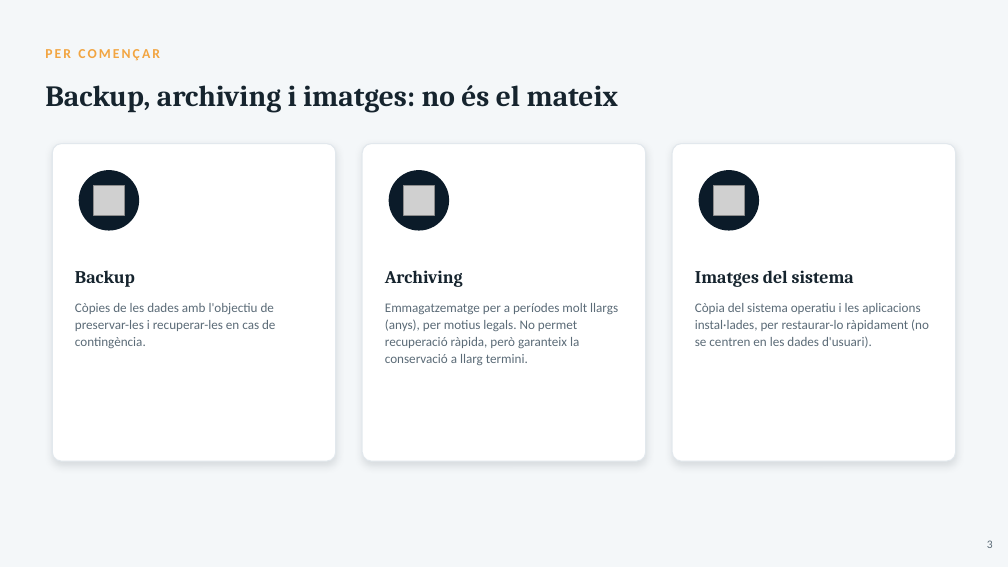
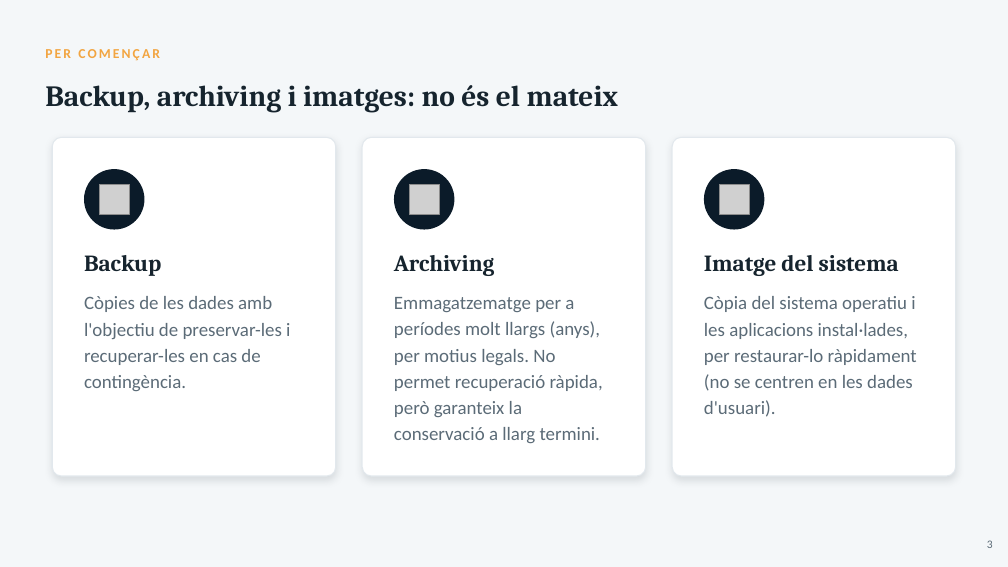
Before and after one commit to joansanchezescudero/SMX_0226_Seguretat_Informatica, a slide deck: slide 3 of RA2 - Emmagatzematge i copies de seguretat/AA3 - Copies de seguretat/RA2_AA3_Copies_de_seguretat.pptx. Drawn at 1008x567 pixels with LibreOffice and Linux fonts; fonts in the diff are those of the drawing; grey boxes stand for pictures. Boxes give left, top, right and bottom in pixels: in the first picture for what was removed or moved away, otherwise in the second. Text is boxed around its words. In the diff, an @@ line names an element or a change of style, - is before the commit and + after.

```diff
--- a/RA2 - Emmagatzematge i copies de seguretat/AA3 - Copies de seguretat/RA2_AA3_Copies_de_seguretat.pptx
+++ b/RA2 - Emmagatzematge i copies de seguretat/AA3 - Copies de seguretat/RA2_AA3_Copies_de_seguretat.pptx
@@ rounded rectangle resized from (x1=52, y1=144, x2=336, y2=461) to (x1=52, y1=138, x2=336, y2=476) @@
@@ rounded rectangle resized from (x1=362, y1=144, x2=646, y2=461) to (x1=362, y1=138, x2=646, y2=476) @@
@@ rounded rectangle resized from (x1=672, y1=144, x2=956, y2=461) to (x1=672, y1=138, x2=956, y2=476) @@
@@ 3 pictures, 3 ellipses moved together from (x1=79, y1=170, x2=759, y2=231) to (x1=84, y1=169, x2=765, y2=230) @@
@@ text "Backup" moved from (x1=75, y1=270, x2=135, y2=287) to (x1=84, y1=255, x2=161, y2=276) @@
@@ text "Backup" at (x1=84, y1=255, x2=161, y2=276): size 17 to 22 pt @@
@@ text "Archiving" at (x1=394, y1=255, x2=494, y2=276): size 17 to 22 pt @@
@@ text "Archiving" moved from (x1=385, y1=270, x2=463, y2=287) to (x1=394, y1=255, x2=494, y2=276) @@
@@ text at (x1=704, y1=255, x2=899, y2=276): text changed; size 17 to 22 pt @@
-Imatges del sistema
+Imatge del sistema
@@ size 12.5 to 18 pt; line spacing 16pt to 24.9pt in 3 elements at (x1=394, y1=297, x2=603, y2=443), (x1=704, y1=296, x2=917, y2=417), (x1=84, y1=296, x2=290, y2=391) @@
@@ text "Còpies de les dades amb ..." moved from (x1=75, y1=303, x2=275, y2=348) to (x1=84, y1=296, x2=290, y2=391) @@
@@ text "Emmagatzematge per a períodes molt ..." moved from (x1=385, y1=303, x2=618, y2=365) to (x1=394, y1=297, x2=603, y2=443) @@
@@ text "Còpia del sistema operatiu i ..." moved from (x1=695, y1=303, x2=929, y2=348) to (x1=704, y1=296, x2=917, y2=417) @@
```
Also in this commit, not shown: 26 other slides changed, 1 other file.
